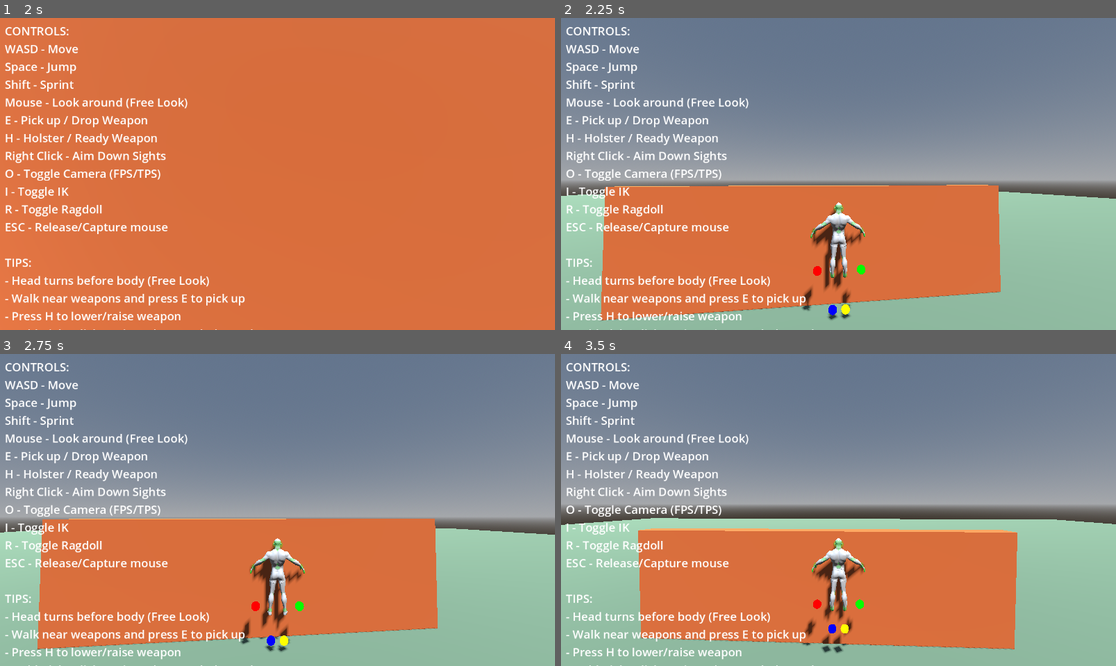
Above: before the commit, frames 1-4 (two rows, left to right).
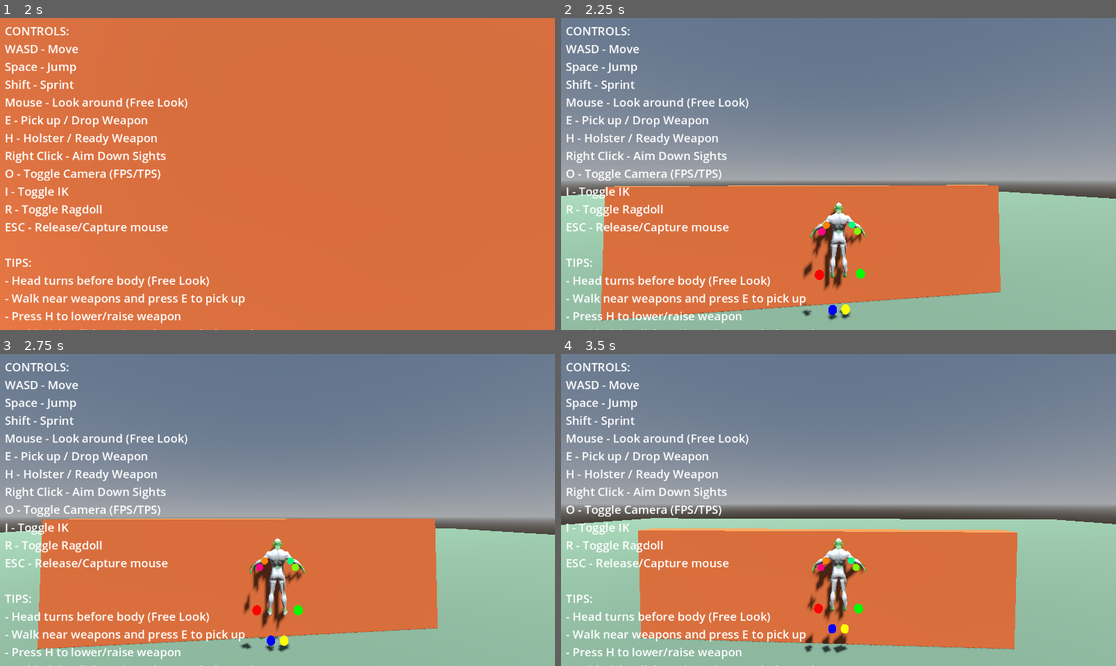
Above: after the commit, the same moments.

Repository: lmf-git/fpsikanimragdoll
Game: Godot game, scene res://world.tscn
Same seed, same stepped clock (60 frames per second), same inputs: the game is played once before the commit and once after it.
Inputs (mouse positions are in pixels of both pictures, inside the frame that each line leads up to):
- Up to frame 1 (2 s): tap Enter at 0.5 s; move the mouse to (305, 174) at 0.52 s; hold I (toggle_ik) 0.53-1.28 s; hold W (move_forward) from 0.53 s (still down); click (305, 174) at 0.67 s; tap Space (jump) at 0.77, 1.52 s; move the mouse to (249, 174) at 1.27 s; tap Shift (sprint) at 1.35 s; tap I (toggle_ik) at 1.55 s
- Up to frame 2 (2.25 s): keep holding W (move_forward); tap Space (jump) at 2 s; move the mouse to (849, 167) at 2.02 s; hold O (toggle_camera) from 2.03 s (still down)
- Up to frame 3 (2.75 s): keep holding W (move_forward); keep holding O (toggle_camera); tap I (toggle_ik) at 2.3 s
- Up to frame 4 (3.5 s): keep holding W (move_forward); move the mouse to (832, 516) at 2.77 s; release O (toggle_camera) at 2.78 s; tap I (toggle_ik) at 2.85 s; click (832, 516) at 2.92 s; tap Space (jump) at 3.02 s

Frame 1 is identical in both runs. In frame 2, 0.5% of the frame differs, in the area x 43-55%, y 65-96%; in frame 3, 0.5%; in frame 4, 0.6%.

Commit message:
Add separate IK targets for elbows, wrists, and hands
- Replace single shoulder-to-hand IK chain with two separate chains per arm:
  * Elbow IK: Shoulder -> Lower_Arm (controls elbow position)
  * Wrist IK: Lower_Arm -> Hand (controls wrist/hand position)
- Add visible IK targets for elbows and wrists in character.tscn
- Update weapon positioning code to set all arm target positions (elbow, wrist, hand)
- Remove old single arm target that caused hands to face inward when holding gun
- Improve natural arm positioning and weapon grip with independent joint control

Diff:
--- a/character.tscn
+++ b/character.tscn
@@ -61,8 +61,44 @@
 
 [node name="IKTargets" type="Node3D" parent="."]
 
+[node name="LeftElbowTarget" type="Area3D" parent="IKTargets"]
+transform = Transform3D(1, 0, 0, 0, 1, 0, 0, 0, 1, -0.3, 1.3, 0.2)
+collision_layer = 16
+collision_mask = 0
+script = ExtResource("5")
+target_color = Color(1, 0.5, 0, 1)
+target_size = 0.08
+show_in_game = true
+
+[node name="RightElbowTarget" type="Area3D" parent="IKTargets"]
+transform = Transform3D(1, 0, 0, 0, 1, 0, 0, 0, 1, 0.3, 1.3, 0.2)
+collision_layer = 16
+collision_mask = 0
+script = ExtResource("5")
+target_color = Color(0, 1, 0.5, 1)
+target_size = 0.08
+show_in_game = true
+
+[node name="LeftWristTarget" type="Area3D" parent="IKTargets"]
+transform = Transform3D(1, 0, 0, 0, 1, 0, 0, 0, 1, -0.4, 1.2, 0.4)
+collision_layer = 16
+collision_mask = 0
+script = ExtResource("5")
+target_color = Color(1, 0, 0.5, 1)
+target_size = 0.08
+show_in_game = true
+
+[node name="RightWristTarget" type="Area3D" parent="IKTargets"]
+transform = Transform3D(1, 0, 0, 0, 1, 0, 0, 0, 1, 0.4, 1.2, 0.4)
+collision_layer = 16
+collision_mask = 0
+script = ExtResource("5")
+target_color = Color(0.5, 1, 0, 1)
+target_size = 0.08
+show_in_game = true
+
 [node name="LeftHandTarget" type="Area3D" parent="IKTargets"]
-transform = Transform3D(1, 0, 0, 0, 1, 0, 0, 0, 1, -0.5, 1.2, 0.3)
+transform = Transform3D(1, 0, 0, 0, 1, 0, 0, 0, 1, -0.45, 1.15, 0.5)
 collision_layer = 16
 collision_mask = 0
 script = ExtResource("5")
@@ -71,7 +107,7 @@
 show_in_game = true
 
 [node name="RightHandTarget" type="Area3D" parent="IKTargets"]
-transform = Transform3D(1, 0, 0, 0, 1, 0, 0, 0, 1, 0.5, 1.2, 0.3)
+transform = Transform3D(1, 0, 0, 0, 1, 0, 0, 0, 1, 0.45, 1.15, 0.5)
 collision_layer = 16
 collision_mask = 0
 script = ExtResource("5")
--- a/character_controller.gd
+++ b/character_controller.gd
@@ -60,8 +60,12 @@
 
 # IK System
 @export var ik_enabled: bool = true
-@export var left_hand_ik: SkeletonIK3D
-@export var right_hand_ik: SkeletonIK3D
+# Arm IK chains - separate chains for elbow, wrist, and hand control
+@export var left_elbow_ik: SkeletonIK3D  # Shoulder -> Lower_Arm (controls elbow position)
+@export var right_elbow_ik: SkeletonIK3D
+@export var left_wrist_ik: SkeletonIK3D  # Lower_Arm -> Hand (controls wrist/hand position)
+@export var right_wrist_ik: SkeletonIK3D
+# Leg IK
 @export var left_foot_ik: SkeletonIK3D
 @export var right_foot_ik: SkeletonIK3D
 
@@ -334,63 +338,74 @@
 		print("ERROR: IKTargets node not found!")
 		return
 
+	# Get arm IK targets
+	var left_elbow_target = ik_targets_node.get_node_or_null("LeftElbowTarget")
+	var right_elbow_target = ik_targets_node.get_node_or_null("RightElbowTarget")
+	var left_wrist_target = ik_targets_node.get_node_or_null("LeftWristTarget")
+	var right_wrist_target = ik_targets_node.get_node_or_null("RightWristTarget")
 	var left_hand_target = ik_targets_node.get_node_or_null("LeftHandTarget")
 	var right_hand_target = ik_targets_node.get_node_or_null("RightHandTarget")
+
+	# Get foot IK targets
 	var left_foot_target = ik_targets_node.get_node_or_null("LeftFootTarget")
 	var right_foot_target = ik_targets_node.get_node_or_null("RightFootTarget")
 
-	print("Found targets - LH: ", left_hand_target, ", RH: ", right_hand_target,
-	      ", LF: ", left_foot_target, ", RF: ", right_foot_target)
-
-	# Create elbow pole targets for better IK solving
-	var left_elbow_pole = Node3D.new()
-	left_elbow_pole.name = "LeftElbowPole"
-	ik_targets_node.add_child(left_elbow_pole)
-	left_elbow_pole.position = Vector3(-0.3, 1.0, 0.5)  # To the left, forward of body
-
-	var right_elbow_pole = Node3D.new()
-	right_elbow_pole.name = "RightElbowPole"
-	ik_targets_node.add_child(right_elbow_pole)
-	right_elbow_pole.position = Vector3(0.3, 1.0, 0.5)  # To the right, forward of body
-
-	# Create wrist pole targets for refined hand/wrist positioning
-	var left_wrist_pole = Node3D.new()
-	left_wrist_pole.name = "LeftWristPole"
-	ik_targets_node.add_child(left_wrist_pole)
-	left_wrist_pole.position = Vector3(-0.2, 1.0, 0.3)  # Closer to body than elbow
-
-	var right_wrist_pole = Node3D.new()
-	right_wrist_pole.name = "RightWristPole"
-	ik_targets_node.add_child(right_wrist_pole)
-	right_wrist_pole.position = Vector3(0.2, 1.0, 0.3)  # Closer to body than elbow
-
-	# Create LeftHandIK
-	if left_hand_target:
-		left_hand_ik = SkeletonIK3D.new()
-		left_hand_ik.name = "LeftHandIK"
-		left_hand_ik.root_bone = "characters3d.com___L_Shoulder"
-		left_hand_ik.tip_bone = "characters3d.com___L_Hand"
-		left_hand_ik.interpolation = 1.0  # Instant IK solving for responsive weapon movement
-		left_hand_ik.max_iterations = 20  # More iterations for better accuracy
-		left_hand_ik.use_magnet = true  # Enable pole target
-		skeleton.add_child(left_hand_ik)
-		left_hand_ik.set_target_node(left_hand_target.get_path())
-		left_hand_ik.set_magnet_position(left_elbow_pole.global_position)
-		print("Created LeftHandIK with elbow pole")
-
-	# Create RightHandIK
-	if right_hand_target:
-		right_hand_ik = SkeletonIK3D.new()
-		right_hand_ik.name = "RightHandIK"
-		right_hand_ik.root_bone = "characters3d.com___R_Shoulder"
-		right_hand_ik.tip_bone = "characters3d.com___R_Hand"
-		right_hand_ik.interpolation = 1.0  # Instant IK solving for responsive weapon movement
-		right_hand_ik.max_iterations = 20  # More iterations for better accuracy
-		right_hand_ik.use_magnet = true  # Enable pole target
-		skeleton.add_child(right_hand_ik)
-		right_hand_ik.set_target_node(right_hand_target.get_path())
-		right_hand_ik.set_magnet_position(right_elbow_pole.global_position)
-		print("Created RightHandIK with elbow pole")
+	print("Found arm targets - LE: ", left_elbow_target, ", RE: ", right_elbow_target,
+	      ", LW: ", left_wrist_target, ", RW: ", right_wrist_target,
+	      ", LH: ", left_hand_target, ", RH: ", right_hand_target)
+
+	# Create LEFT ARM IK chains
+	# Chain 1: Shoulder -> Lower_Arm (controls elbow position)
+	if left_elbow_target:
+		left_elbow_ik = SkeletonIK3D.new()
+		left_elbow_ik.name = "LeftElbowIK"
+		left_elbow_ik.root_bone = "characters3d.com___L_Shoulder"
+		left_elbow_ik.tip_bone = "characters3d.com___L_Lower_Arm"
+		left_elbow_ik.interpolation = 1.0  # Instant IK solving for responsive weapon movement
+		left_elbow_ik.max_iterations = 20
+		skeleton.add_child(left_elbow_ik)
+		left_elbow_ik.set_target_node(left_elbow_target.get_path())
+		print("Created LeftElbowIK (Shoulder -> Lower_Arm)")
+
+	# Chain 2: Lower_Arm -> Hand (controls wrist/hand position)
+	# We'll use wrist target if available, otherwise hand target
+	var left_hand_final_target = left_wrist_target if left_wrist_target else left_hand_target
+	if left_hand_final_target:
+		left_wrist_ik = SkeletonIK3D.new()
+		left_wrist_ik.name = "LeftWristIK"
+		left_wrist_ik.root_bone = "characters3d.com___L_Lower_Arm"
+		left_wrist_ik.tip_bone = "characters3d.com___L_Hand"
+		left_wrist_ik.interpolation = 1.0
+		left_wrist_ik.max_iterations = 20
+		skeleton.add_child(left_wrist_ik)
+		left_wrist_ik.set_target_node(left_hand_final_target.get_path())
+		print("Created LeftWristIK (Lower_Arm -> Hand)")
+
+	# Create RIGHT ARM IK chains
+	# Chain 1: Shoulder -> Lower_Arm (controls elbow position)
+	if right_elbow_target:
+		right_elbow_ik = SkeletonIK3D.new()
+		right_elbow_ik.name = "RightElbowIK"
+		right_elbow_ik.root_bone = "characters3d.com___R_Shoulder"
+		right_elbow_ik.tip_bone = "characters3d.com___R_Lower_Arm"
+		right_elbow_ik.interpolation = 1.0
+		right_elbow_ik.max_iterations = 20
+		skeleton.add_child(right_elbow_ik)
+		right_elbow_ik.set_target_node(right_elbow_target.get_path())
+		print("Created RightElbowIK (Shoulder -> Lower_Arm)")
+
+	# Chain 2: Lower_Arm -> Hand (controls wrist/hand position)
+	var right_hand_final_target = right_wrist_target if right_wrist_target else right_hand_target
+	if right_hand_final_target:
+		right_wrist_ik = SkeletonIK3D.new()
+		right_wrist_ik.name = "RightWristIK"
+		right_wrist_ik.root_bone = "characters3d.com___R_Lower_Arm"
+		right_wrist_ik.tip_bone = "characters3d.com___R_Hand"
+		right_wrist_ik.interpolation = 1.0
+		right_wrist_ik.max_iterations = 20
+		skeleton.add_child(right_wrist_ik)
+		right_wrist_ik.set_target_node(right_hand_final_target.get_path())
+		print("Created RightWristIK (Lower_Arm -> Hand)")
 
 	# Create LeftFootIK
 	if left_foot_target:
@@ -726,8 +741,10 @@
 		print("\n=== TOGGLE IK PRESSED ===")
 		ik_enabled = !ik_enabled
 		print("IK enabled: ", ik_enabled)
-		print("Left hand IK: ", left_hand_ik)
-		print("Right hand IK: ", right_hand_ik)
+		print("Left elbow IK: ", left_elbow_ik)
+		print("Right elbow IK: ", right_elbow_ik)
+		print("Left wrist IK: ", left_wrist_ik)
+		print("Right wrist IK: ", right_wrist_ik)
 		print("Left foot IK: ", left_foot_ik)
 		print("Right foot IK: ", right_foot_ik)
 		print("=== END IK TOGGLE ===\n")
@@ -1814,40 +1831,70 @@
 					var left_hand_rest = skeleton.global_transform * skeleton.get_bone_rest(l_hand_id).origin
 					left_hand_target.global_position = left_hand_rest
 
-	# Update elbow pole positions to guide arm bending
-	var left_elbow_pole = ik_targets_node.get_node_or_null("LeftElbowPole")
-	var right_elbow_pole = ik_targets_node.get_node_or_null("RightElbowPole")
-
-	if right_hand_target and right_elbow_pole:
-		# Position right elbow pole to guide elbow to bend outward
-		# Place it to the right and slightly forward of the hand target
+	# Update elbow and wrist IK targets for proper arm positioning
+	var left_elbow_target = ik_targets_node.get_node_or_null("LeftElbowTarget")
+	var right_elbow_target = ik_targets_node.get_node_or_null("RightElbowTarget")
+	var left_wrist_target = ik_targets_node.get_node_or_null("LeftWristTarget")
+	var right_wrist_target = ik_targets_node.get_node_or_null("RightWristTarget")
+
+	# RIGHT ARM: Position elbow and wrist targets for natural gun holding
+	if right_hand_target and right_elbow_target and right_wrist_target:
 		var body_basis = Basis(Vector3.UP, body_rotation_y)
-		var elbow_offset = Vector3(0.2, 0.0, -0.2)  # Right and forward
-		right_elbow_pole.global_position = right_hand_target.global_position + body_basis * elbow_offset
-
-	if left_hand_target and left_elbow_pole:
-		# Position left elbow pole to guide elbow to bend outward
-		# Place it to the left and slightly forward of the hand target
+
+		# Position right elbow - should be down and to the right of chest, slightly back
+		# This creates a natural bent arm when holding weapon
+		var anchor_transform: Transform3D
+		if chest_bone_id >= 0:
+			anchor_transform = skeleton.global_transform * skeleton.get_bone_global_pose(chest_bone_id)
+		else:
+			anchor_transform = global_transform
+
+		# Elbow position relative to chest
+		var elbow_offset = Vector3(0.25, -0.15, 0.1)  # Right, down, slightly back from chest
+		right_elbow_target.global_position = anchor_transform.origin + body_basis * elbow_offset
+
+		# Position right wrist - halfway between elbow and hand, slightly adjusted for weapon grip
+		# The wrist should be between elbow and hand but closer to hand
+		var wrist_pos = right_elbow_target.global_position.lerp(right_hand_target.global_position, 0.65)
+		# Adjust wrist slightly outward for better weapon grip angle
+		wrist_pos += body_basis * Vector3(0.05, 0.0, 0.0)  # Slightly outward
+		right_wrist_target.global_position = wrist_pos
+
+	# LEFT ARM: Position elbow and wrist targets based on weapon type
+	if left_hand_target and left_elbow_target and left_wrist_target:
 		var body_basis = Basis(Vector3.UP, body_rotation_y)
-		var elbow_offset = Vector3(-0.2, 0.0, -0.2)  # Left and forward
-		left_elbow_pole.global_position = left_hand_target.global_position + body_basis * elbow_offset
-
-	# Update wrist pole positions for refined hand/wrist control
-	var left_wrist_pole = ik_targets_node.get_node_or_null("LeftWristPole")
-	var right_wrist_pole = ik_targets_node.get_node_or_null("RightWristPole")
-
-	if right_hand_target and right_wrist_pole:
-		# Position right wrist pole closer to hand, slightly down and outward
-		# This helps guide the wrist orientation for proper weapon grip
-		var body_basis = Basis(Vector3.UP, body_rotation_y)
-		var wrist_offset = Vector3(0.1, -0.05, -0.1)  # Slightly right, down, and forward
-		right_wrist_pole.global_position = right_hand_target.global_position + body_basis * wrist_offset
-
-	if left_hand_target and left_wrist_pole:
-		# Position left wrist pole for support hand positioning
-		var body_basis = Basis(Vector3.UP, body_rotation_y)
-		var wrist_offset = Vector3(-0.1, -0.05, -0.1)  # Slightly left, down, and forward
-		left_wrist_pole.global_position = left_hand_target.global_position + body_basis * wrist_offset
+		var anchor_transform: Transform3D
+		if chest_bone_id >= 0:
+			anchor_transform = skeleton.global_transform * skeleton.get_bone_global_pose(chest_bone_id)
+		else:
+			anchor_transform = global_transform
+
+		if equipped_weapon.is_two_handed:
+			# Two-handed weapon: Left elbow should be more forward to support foregrip
+			var elbow_offset = Vector3(-0.2, -0.1, -0.15)  # Left, down, forward from chest
+			left_elbow_target.global_position = anchor_transform.origin + body_basis * elbow_offset
+
+			# Left wrist between elbow and hand
+			var wrist_pos = left_elbow_target.global_position.lerp(left_hand_target.global_position, 0.65)
+			left_wrist_target.global_position = wrist_pos
+		else:
+			# Pistol: Left arm positioning depends on weapon state
+			if weapon_state == WeaponState.AIMING:
+				# When aiming with pistol, left arm comes up to support
+				var elbow_offset = Vector3(-0.25, -0.15, 0.05)  # Left, down, slightly forward
+				left_elbow_target.global_position = anchor_transform.origin + body_basis * elbow_offset
+
+				var wrist_pos = left_elbow_target.global_position.lerp(left_hand_target.global_position, 0.65)
+				left_wrist_target.global_position = wrist_pos
+			else:
+				# When not aiming, left arm stays at rest position
+				var l_elbow_id = skeleton.find_bone("characters3d.com___L_Lower_Arm")
+				var l_wrist_id = skeleton.find_bone("characters3d.com___L_Hand")
+				if l_elbow_id >= 0 and l_wrist_id >= 0:
+					var left_elbow_rest = skeleton.global_transform * skeleton.get_bone_rest(l_elbow_id).origin
+					var left_wrist_rest = skeleton.global_transform * skeleton.get_bone_rest(l_wrist_id).origin
+					left_elbow_target.global_position = left_elbow_rest
+					left_wrist_target.global_position = left_wrist_rest
 
 func _update_weapon_to_hand():
 	"""Position weapon to follow IK-transformed hand bone (called AFTER IK is applied)"""
@@ -1911,17 +1958,6 @@
 		_update_weapon_ik_targets()
 
 	# STEP 2: Apply IK - start() moves bones to targets
-	# Update elbow pole magnet positions before applying IK
-	var ik_targets_node = get_node_or_null("IKTargets")
-	if ik_targets_node:
-		var left_elbow_pole = ik_targets_node.get_node_or_null("LeftElbowPole")
-		var right_elbow_pole = ik_targets_node.get_node_or_null("RightElbowPole")
-
-		if right_hand_ik and right_elbow_pole:
-			right_hand_ik.set_magnet_position(right_elbow_pole.global_position)
-		if left_hand_ik and left_elbow_pole:
-			left_hand_ik.set_magnet_position(left_elbow_pole.global_position)
-
 	if ik_enabled:
 		# IK enabled - apply foot IK always
 		if left_foot_ik:
@@ -1929,37 +1965,58 @@
 		if right_foot_ik:
 			right_foot_ik.start()
 
-		# Hand IK depends on weapon equipped state
+		# Arm IK depends on weapon equipped state
 		if equipped_weapon:
-			# Weapon equipped - always use right hand IK to hold weapon
-			if right_hand_ik:
-				right_hand_ik.start()
-			# Left hand IK when AIMING for two-handed grip
+			# Weapon equipped - always use right arm IK to hold weapon
+			if right_elbow_ik:
+				right_elbow_ik.start()
+			if right_wrist_ik:
+				right_wrist_ik.start()
+
+			# Left arm IK control based on weapon state
 			if weapon_state == WeaponState.AIMING:
-				if left_hand_ik:
-					left_hand_ik.start()
+				# When aiming, activate left arm IK for two-handed grip or support
+				if left_elbow_ik:
+					left_elbow_ik.start()
+				if left_wrist_ik:
+					left_wrist_ik.start()
 			else:
-				# Not aiming - disable left hand IK for relaxed pose
-				if left_hand_ik:
-					left_hand_ik.stop()
+				# Not aiming - disable left arm IK for relaxed pose (one-handed grip)
+				if left_elbow_ik:
+					left_elbow_ik.stop()
+				if left_wrist_ik:
+					left_wrist_ik.stop()
 		else:
-			# No weapon - use default animation for hands
-			if left_hand_ik:
-				left_hand_ik.stop()
-			if right_hand_ik:
-				right_hand_ik.stop()
+			# No weapon - use default animation for arms
+			if left_elbow_ik:
+				left_elbow_ik.stop()
+			if left_wrist_ik:
+				left_wrist_ik.stop()
+			if right_elbow_ik:
+				right_elbow_ik.stop()
+			if right_wrist_ik:
+				right_wrist_ik.stop()
 	else:
-		# IK disabled - but keep hand IK active if weapon equipped
+		# IK disabled - but keep arm IK active if weapon equipped
 		if equipped_weapon:
-			# Keep right hand IK active to hold weapon
-			if right_hand_ik:
-				right_hand_ik.start()
-			# Left hand IK only when aiming
-			if weapon_state == WeaponState.AIMING and left_hand_ik:
-				left_hand_ik.start()
+			# Keep right arm IK active to hold weapon
+			if right_elbow_ik:
+				right_elbow_ik.start()
+			if right_wrist_ik:
+				right_wrist_ik.start()
+
+			# Left arm IK only when aiming
+			if weapon_state == WeaponState.AIMING:
+				if left_elbow_ik:
+					left_elbow_ik.start()
+				if left_wrist_ik:
+					left_wrist_ik.start()
 			else:
-				if left_hand_ik:
-					left_hand_ik.stop()
+				if left_elbow_ik:
+					left_elbow_ik.stop()
+				if left_wrist_ik:
+					left_wrist_ik.stop()
+
 			# Disable foot IK when IK is toggled off
 			if left_foot_ik:
 				left_foot_ik.stop()
@@ -1967,10 +2024,14 @@
 				right_foot_ik.stop()
 		else:
 			# No weapon - stop all IK
-			if left_hand_ik:
-				left_hand_ik.stop()
-			if right_hand_ik:
-				right_hand_ik.stop()
+			if left_elbow_ik:
+				left_elbow_ik.stop()
+			if left_wrist_ik:
+				left_wrist_ik.stop()
+			if right_elbow_ik:
+				right_elbow_ik.stop()
+			if right_wrist_ik:
+				right_wrist_ik.stop()
 			if left_foot_ik:
 				left_foot_ik.stop()
 			if right_foot_ik:
